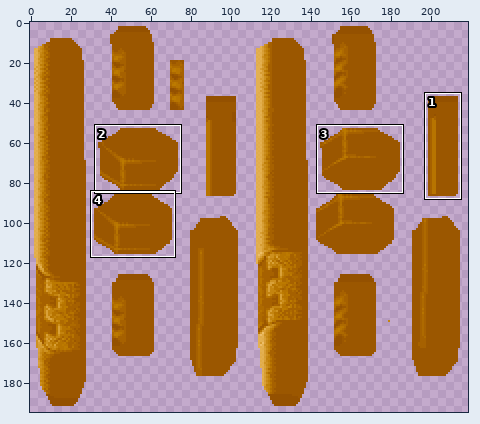
Sprite sheet -- qw/textures/models/g_rock_0.png. The picture above shows the old version from afar; the outline marks the close-up.
Close-up. First the earlier version:
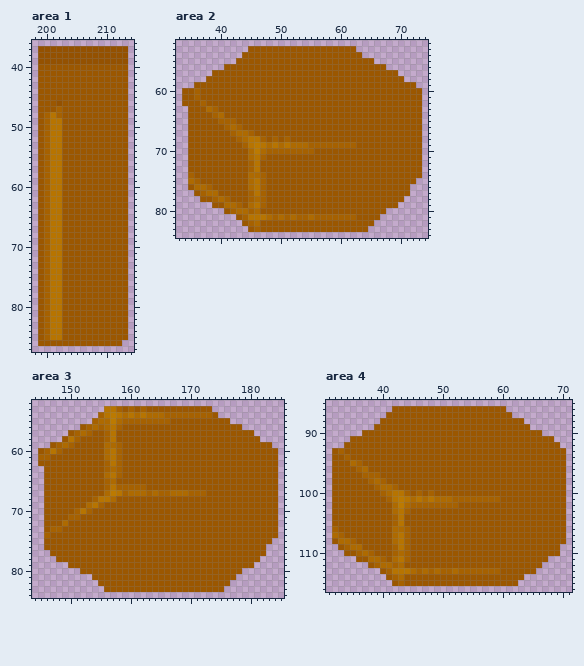
The file is 224x195 pixels. Colours within 5 levels of each other are drawn and written as one. Shown: area 1: x 198..214, y 36..87; area 2: x 33..74, y 52..84; area 3: x 144..185, y 52..84; area 4: x 31..71, y 85..116. The wide view leaves out empty margins. The commit also changed other parts of the picture, which this record leaves out.
After:
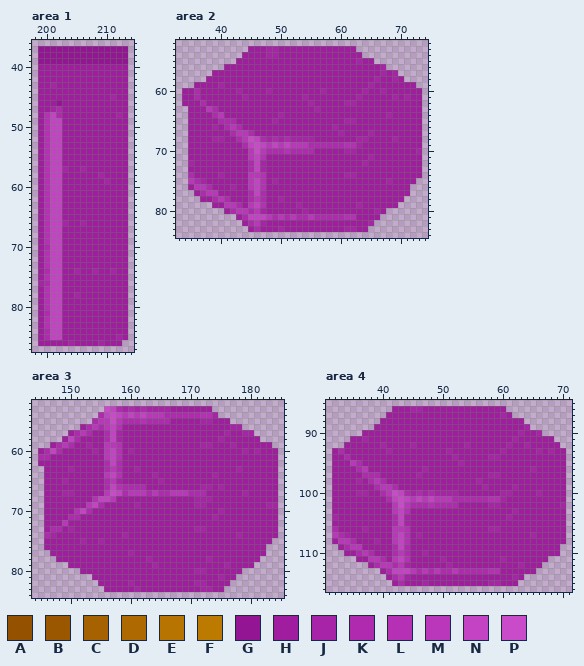
Palette (. is transparent): A #945100  B #9b5700  C #a66100  D #ae6a00  E #b77400  F #bc7a00  G #941594  H #a01da0  J #a723a7  K #af2aaf  L #b530b5  M #ba36ba  N #c443c4  P #c94bc9
The edit:
Changed rows in their new state; - is an unchanged pixel.
Area 1:
first column x 199:
37 GGGGGGGGGGGGGGG
38 GGGGGGGGGGGGGGG
39 GGGGGGGGGGGGGGG
40 HHHHHHHHHHHHHHH
41 HHHHHHHHHHHHHHH
42 HHHHHHHHHHHHHHH
43 HHJHHHHHHHHHHHH
44 HHHHHHHHHHHHHHH
45 HHHHHHHHHHHHJHH
46 HHHGHHHHHHHHHHH
47 HHJKHHHHHHHHHHH
48 HLNKHHHHHHHHHJH
49 HLNNHHHHHHHHHHH
50 HLNNHHHHHHHHHHH
51 HLNNHHHHHHHHHHH
52 HLNNHHHHHHHHHHH
53 HLNNHHHHHHHHHHH
54 HLNNHHHHHHHHHHH
55 HLNNHHHHHHHHHHH
56 HLNNHHHHHHHHHHH
57 HLNNJHHJHHHHHHH
58 HLNNHHHHHHJHHHH
59 HLNNHHHHHHHJHHH
60 HLNNHHHHHHHHHHH
61 HLNNHHHHHHHHHHH
62 HLNNHHHHHHHHHHH
63 HLNNHHHHHHHHHHH
64 HLNNHHHHHHHHHHH
65 HLNNHHHHHHHHHHH
66 HLNNJHHJHHHHHHH
67 HLNNHHHHHHHHHHH
68 HLNNHHHHHHHHHHH
69 HLNNHHHHHHHHHHH
70 HKNNHHHHHHHHHHH
71 HLNNHHHHHHHHHHH
72 HLNNHHHHHHHHHHH
73 HLNNHHHHHHHHHHH
74 HKNNHHJHHJHHJHH
75 HLNNHHHHHHHHHHH
76 JKNNHHHHHHHHHHH
77 HLNNHHHHHHHHHHH
78 HLNNHHJHHHHHHHH
79 HLNNHHHHHHHHHHH
80 HLNNHHHHHHHHHHH
81 HKNNHHHHHHHHHHH
82 HLNNHHHHHHHHHHH
83 HLNNHHHHHHHHHHH
84 HKNNHHHHHHHHHHH
85 HKNNHHHHHHHHHJH
86 HHHHHJHHHHJHHH-
Area 2:
first column x 34:
53 -----------HHHJJHHHHHHHHHHHHH-----------
54 ----------HHHHJJHHHHHHHHHHHHHH----------
55 ---------HHHHHHHHHHHHHHHHHHHHJHH--------
56 -------HHHHHHHHHHHHHHHHHHHHHHHHHHJ------
57 -----HHHHHHHHHHHHHHHHHHHHHHHHHHHHJHJ----
58 ----HHHHHHHHHHHHHHHHHHHHHHHHHHHHJHHJH---
59 --HHHHJHHHHHHHHHHHHHHHHHHHHHHHHJHHHHHHH-
60 HHKHHHHHHJHHHHJHHHHHHHHJHHHHHHJHHJHHHHHH
61 HHKHHHHHHHJHHHHHHHHHJHHHHHHHHJHHHHHJHJHH
62 HHHKHHHHHHHHHHHHHHHHHJHHHHHJJHHHHHHHHHHH
63 -HHHMKHHHHHHHHHHHHHHHHJHHHHHHHHHHHHHHHHH
64 -HHHHKMHHHHHHHHHJHHHHHHHHHHHHHHHHHJHHHHH
65 -HHHHHKKKHHHHHHJHHHHHHHHHHHJJHHHHHHHHHHH
66 -HHHHJHKMKHHHHHHHHHHHHHHHJHHHHHHHHHHHHHH
67 -HHHHHHHKMMKHHHHHHHHHHHHHHJHHHHJHHHHHHHH
68 -HHHHJJHHKMPNKJKJKJJJJHHHHHHHJJHHHHJHHHH
69 -HHHHHHHHHKNPNMNMNMMMKKKKKKLLJHHHHHHHHHH
70 -HHHHHHHHHHMPMKKKLKKKKHHHHHJJHHHHHHHHHHJ
71 -HHHHHHHHHHMNLHHHHHHHHHHHHHHHHHJHHHHHHHH
72 -JHHHHHHHHHKNJHHHHHHHHHHHHHHHHJHHHHHHHHH
73 -HHHHHHHHHHKNJHHHHHHHHHHHHHHHHHHHHHHHHHH
74 -KHHHHJHHHHMMLHHHHHHHHHHHHHJJHHHHHHHHHHH
75 -MKJHHHHHHHMNLHJHHHHHHHHHHHHHHHHHHJHHHH-
76 -HMMKHHHJHHMNLHHHHHHHHHHHHHHHHHHHHHHHH--
77 --HKMMHHHHHKNKHHHHHHHHHHHHHHHHHHHHHHHH--
78 ---HHKMKHHHKMKHHJHHHHHHHHHHHHHHHHHHHH---
79 -----HHMMKHMNLHHHHHJHHHHHHHHHJHHHHHH----
80 -------HKMMKMJHHHHHHJHHHHHHHHHHHJH------
81 ---------HKNNNMKMKMKKMKKKKKLLHHHH-------
82 ----------HKMJHHHHHHHHHHHHHHHHHJ--------
83 -----------HKHHHJHHHHHHHHHHJJHH---------
Area 3:
first column x 145:
53 -----------PNKJKJKJJJJHHHHHHH-----------
54 ----------KNPNMNMNMMMKKKKKKLLJ----------
55 ---------KMMPMKKKLKKKKHHHHHJJHHH--------
56 -------HKMKMNLHHHHHHHHHHHHHHHHHHJJ------
57 -----HKMKHHKNJHHHHHHHHHHHHHHHHHJHHJJ----
58 ----HNKHHHHKNJHHHHHHHHHHHHHHHHJHHHHHH---
59 --HKMKHHJHHMMLHHHHHHHHHHHHHJJHHHJHHHHHH-
60 HKNKHHHHHJHMNLHJHHHHHHHHHHHHHHHHHHJHJHHH
61 KKHHHHHHHHHMNLHHHHHHHHHHHHHHHHHHHHHHHHHH
62 HHHHHHHHHHHKNKHHHHHHHHHHHHHHHHHHHHHHHHHH
63 -HHHHJHHHHHKMKHHJHHHHHHHHHHHHHHHHJHHHHHH
64 -HHHHHHHHHHMNLHHHHHJHHHHHHHHHJHHHHHHHHHH
65 -HHHJHHHHHHKMJHHHHHHJHHHHHHHHHHHHHHHHHHH
66 -HHHHHHHHHHKNLKKKKHHHHHHHHHJJHJHHHHHHHHH
67 -HHHJJHHHHHMPNKMMMKMKKMMMKKKHHHHHHJHHHHH
68 -HHHHHHHHLNNMHHHHHHHHHHHHHJJJHHHHHHHHHHH
69 -HHHHHHHMNKHHHHHJHHHHHHHHHJJHHHHHHHHHHJJ
70 -HHHHHLNKHHHHHHHHHHHHHHHHHHHHHJHHHHHHHHH
71 -HHHHKKHHHHHHHHHHHHHHHHHHHHHHJHHHHHHHHHH
72 -HHHMHHHHHHHHHHHHHHHHHHHHHHHHHHHHHHHHHHH
73 -HKKHJHHHHHHHHHHHHHHHHHHHHJJHHHHHHHHHHHH
74 -KJHHHHHHHHHHHJHHHHHHHHHHHHHHHHHHJHHHHHH
75 -HHHHHHJHHJHHHHHHHHHHHHHHHHHHHHHHHHHHHH-
76 -HHHHHHHHHHHHHHHHHHHHHHHHHHHHHHHHHHHHH--
77 --HHHHHHHHHHHHHJHHHHHHHHHHHHHHHHHHHHHH--
78 ---HHHHHHHHHHHHHHHJHHHHHHHHHJHHHHHHHH---
79 -----HHHHHHHHHHHHHHJHHHHHHHHHHHJHHHH----
80 -------HHHHHHHHHHHHHHHHHHHJJHHHHHH------
81 ---------HHHHHHHHHHHHHHHHHHHHHJHH-------
82 ----------HHHHHJHHHHHHHHHHJJHHHH--------
83 -----------HHHHHJHHHHHHHHHHJJHH---------
Area 4:
first column x 32:
 86 ----------HHHJJHHHHHHHHHHHHHH----------
 87 ---------HHHHHHHHHHHHHHHHHHHJH---------
 88 --------HHHHHHHHHHHHHHHHHHHHHHHH-------
 89 -------HHHHHHHHHHHHHHHHHHHHHHHHHJ------
 90 -----HHHHHHHHHHHHHHHHHHHHHHHHHHJHHJ----
 91 ---HHJHHHHHHHHHHHHHHHHHHHHHHHHJHHHHHH--
 92 --HHHHHHJHHHHJHHHHHHHHJHHHHHHJHHJHHHHH-
 93 HKHHHHHHHJHHHHHHHHHJHHHHHHHHJHHHHHJHJHH
 94 HHKHHHHHHHHHHHHHHHHHJHHHHHJJHHHHHHHHHHH
 95 HHHMKHHHHHHHHHHHHHHHHJHHHHHHHHHHHHHHHHH
 96 HHHHKMHHHHHHHHHJHHHHHHHHHHHHHHHHHJHHHHH
 97 HHHHHKKKHHHHHHJHHHHHHHHHHHJJHHHHHHHHHHH
 98 HHHHJHKMKHHHHHHHHHHHHHHHJHHHHHHHHHHHHHH
 99 HHHHHHHKMMKHHHHHHHHHHHHHHJHHHHJHHHHHHHH
100 HHHHJJHHKMPNKJKJKJJJJHHHHHHHJJHHHHJHHHH
101 HHHHHHHHHKNPNMNMNMMMKKKKKKLLJHHHHHHHHHH
102 HHHHHHHHHHMPMKKKLKKKKHHHHHJJHHHHHHHHHHJ
103 HHHHHHHHHHMNLHHHHHHHHHHHHHHHHHJHHHHHHHH
104 JHHHHHHHHHKNJHHHHHHHHHHHHHHHHJHHHHHHHHH
105 HHHHHHHHHHKNJHHHHHHHHHHHHHHHHHHHHHHHHHH
106 KHHHHJHHHHMMLHHHHHHHHHHHHHJJHHHHHHHHHHH
107 MKJHHHHHHHMNLHJHHHHHHHHHHHHHHHHHHJHHHHH
108 HMMKHHHJHHMNLHHHHHHHHHHHHHHHHHHHHHHHHHH
109 -HKMMHHHHHKNKHHHHHHHHHHHHHHHHHHHHHHHHH-
110 --HHKMKHHHKMKHHJHHHHHHHHHHHHHHHHHHHHHH-
111 ----HHMMKHMNLHHHHHJHHHHHHHHHJHHHHHHH---
112 ------HKMMKMJHHHHHHJHHHHHHHHHHHJHHH----
113 --------HKNNNMKMKMKKMKKKKKLLHHHHHH-----
114 ---------HKMJHHHHHHHHHHHHHHHHHJH-------
115 ----------HKHHHJHHHHHHHHHHJJHHH--------
